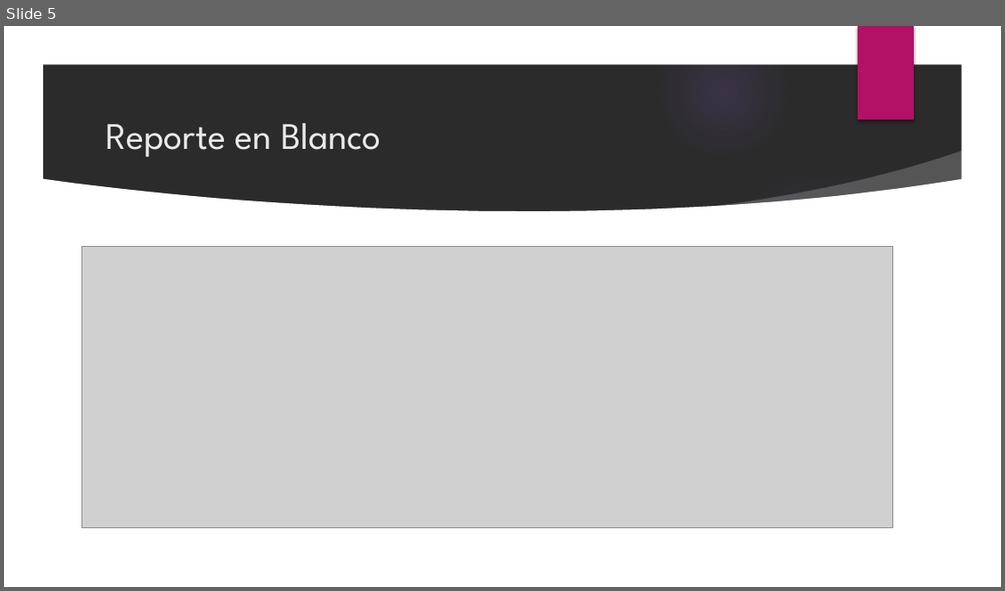
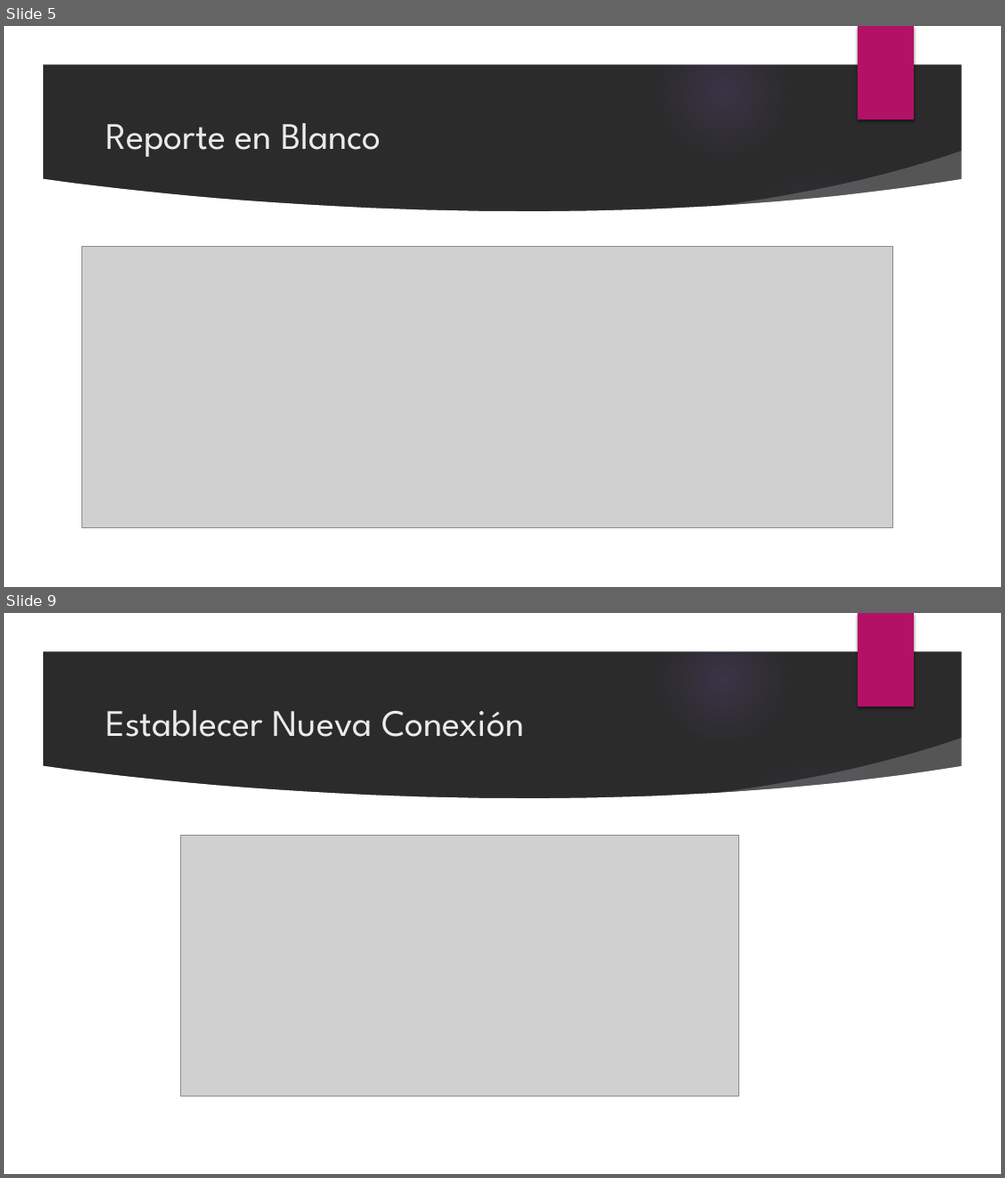
Before and after one commit to ranjua/IPC2J15, a slide deck: TareaPractica2/Manual Crystal Reports.pptx. Shown one above the other, each under a label of ours: slide 5 before the commit, slides 5 and 9 after it; the slides between them are not shown. The pictures are 1005x591 and 1005x1178 pixels, drawn with LibreOffice and Linux fonts; fonts in the diff are those of the drawing; grey boxes stand for pictures; background and template pictures are left out; a plain dark background stands for a picture behind light text. Boxes give left, top, right and bottom in pixels: in the first picture for what was removed or moved away, otherwise in the second. Text is boxed around its words. In the diff, an @@ line names an element or a change of style, - is before the commit and + after.

```diff
--- a/TareaPractica2/Manual Crystal Reports.pptx
+++ b/TareaPractica2/Manual Crystal Reports.pptx
@@ slide 9 added at box(4, 613, 1001, 1174), background picture (left out); not listed: 9 template elements that a slide beside it also shows @@
@@ title added at box(105, 710, 524, 737), 36 pt, text #EBEBEB @@
+Establecer Nueva Conexión
@@ picture added at box(180, 835, 738, 1095) @@
```
Also in this commit, not shown: 2 slides changed, 15 other slides added, 8 other files.
